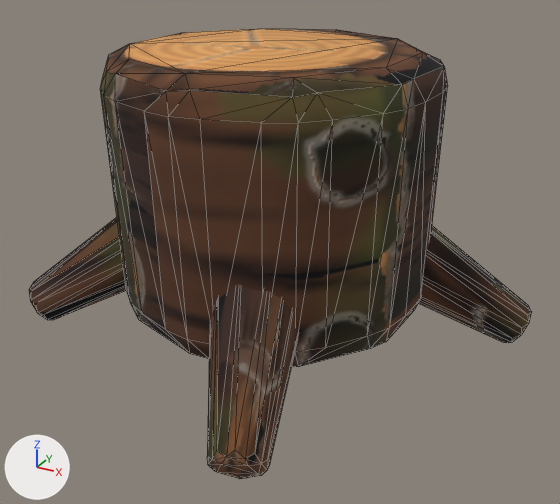
Renders of the glTF model game/assets/custom/stump_seat.glb from each side of a commit.
Camera for both pictures: a camera (50 mm lens) standing at (0.582, -1.035, 0.607) and looking at (0.026, -0.024, 0.102). The axes (+X, +Y, +Z) are drawn at lower left. The lights are the same throughout. The picture after the commit comes second. Mesh edges are drawn as thin lines. Vertices at exactly the same position are counted once.

The older version as bpy lines, for what is in view:
```python
me_stump_seat = bpy.data.meshes.new('stump_seat')
me_stump_seat.from_pydata(...)  # 310 vertices, 600 faces; spans x -0.268..0.21, y -0.401..0.4, z -0.4..0.401
me_stump_seat.materials.append(mat_stump_seat_painted)  # picture img_stump_seat_paint
ob_stump_seat = bpy.data.objects.new('stump_seat', me_stump_seat)
ob_stump_seat.location = (0.0, 0.0, 0.21)
ob_stump_seat.rotation_euler = (0.0, -1.571, 0.0)  # degrees (0, -90, 0)
```
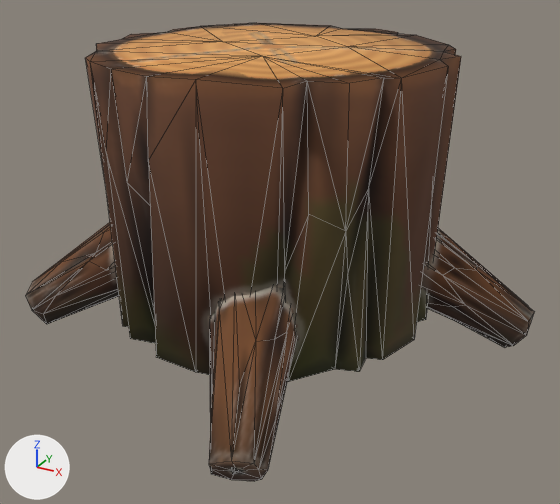
What differs and where, as boxes [x1, y1, x2, y2] in the pictures (560 x 504 px):
```json
{"object": "stump_seat", "change": "reshaped, moved, turned", "before": [29, 29, 532, 479], "after": [26, 23, 534, 481]}
{"part": 1, "of": "me_stump_seat", "change": "rebuilt", "before": [100, 29, 448, 367], "after": [85, 23, 461, 382], "on screen": "8% wider, 6% taller"}
{"part": 2, "of": "me_stump_seat", "change": "added", "after": [209, 286, 297, 481], "on screen": "brown"}
{"part": 3, "of": "me_stump_seat", "change": "added", "after": [422, 228, 534, 347], "on screen": "brown"}
{"part": 4, "of": "me_stump_seat", "change": "added", "after": [26, 222, 119, 324], "on screen": "brown"}
{"part": 5, "of": "me_stump_seat", "change": "deleted", "before": [207, 287, 298, 479], "on screen": "brown"}
{"part": 6, "of": "me_stump_seat", "change": "deleted", "before": [419, 226, 532, 343]}
{"part": 7, "of": "me_stump_seat", "change": "deleted", "before": [29, 217, 126, 320]}
```

Scene script edits in JSON lines:
```json
{"block": "me_stump_seat", "where": "# used by ob_stump_seat; location = (0.0, 0.0, 0.21); rotation_euler = (0.0, -1.571, 0.0), in degrees (0, -90, 0)"}
{"op": "remove", "block": "me_stump_seat", "code": "me_stump_seat.from_pydata(...)  # 310 vertices, 600 faces; spans x -0.268..0.21, y -0.401..0.4, z -0.4..0.401"}
{"op": "add", "block": "me_stump_seat", "code": "me_stump_seat.from_pydata(...)  # 310 vertices, 600 faces; spans x -0.404..0.403, y -0.405..0.406, z -0.065..0.425"}
{"block": "me_stump_seat", "change": "me_stump_seat part 1: the loose piece of 114 vertices spanning x -0.21..0.21, y -0.266..0.264, z -0.255..0.259 is rebuilt with 106 vertices and now spans x -0.278..0.275, y -0.272..0.273, z -0.005..0.425"}
{"block": "me_stump_seat", "change": "me_stump_seat part 2: a new loose piece of 52 vertices spanning x -0.028..0.195, y -0.405..-0.066, z -0.062..0.217, in mat_stump_seat_painted (picture img_stump_seat_paint)"}
{"block": "me_stump_seat", "change": "me_stump_seat part 3: a new loose piece of 50 vertices spanning x 0.069..0.403, y -0.027..0.192, z -0.065..0.216, in mat_stump_seat_painted (picture img_stump_seat_paint)"}
{"block": "me_stump_seat", "change": "me_stump_seat part 4: a new loose piece of 48 vertices spanning x -0.404..-0.067, y -0.198..0.021, z -0.065..0.217, in mat_stump_seat_painted (picture img_stump_seat_paint)"}
{"block": "me_stump_seat", "change": "me_stump_seat part 5: the loose piece of 50 vertices spanning x -0.268..-0.001, y -0.401..-0.073, z -0.195..0.02 is deleted"}
{"block": "me_stump_seat", "change": "me_stump_seat part 6: the loose piece of 47 vertices spanning x -0.268..-0.001, y -0.02..0.194, z -0.4..-0.074 is deleted"}
{"block": "me_stump_seat", "change": "me_stump_seat part 7"}
{"block": "me_stump_seat", "change": "50 vertices are removed from x -0.268..0.0, y -0.194..0.017, z 0.074..0.401"}
{"block": "me_stump_seat", "change": "96 faces are deleted"}
{"block": "me_stump_seat", "change": "other edits to the shape of me_stump_seat do not show in these pictures"}
{"op": "set", "path": "ob_stump_seat.rotation_euler", "old": "(0.0, -1.571, 0.0)", "new": "(0.0, 0.0, 0.0)", "note": "degrees (0, -90, 0) -> degrees (0, 0, 0)"}
{"op": "set", "path": "ob_stump_seat.location", "old": "(0.0, 0.0, 0.21)", "new": "(0.0, 0.0, 0.0)"}
```
